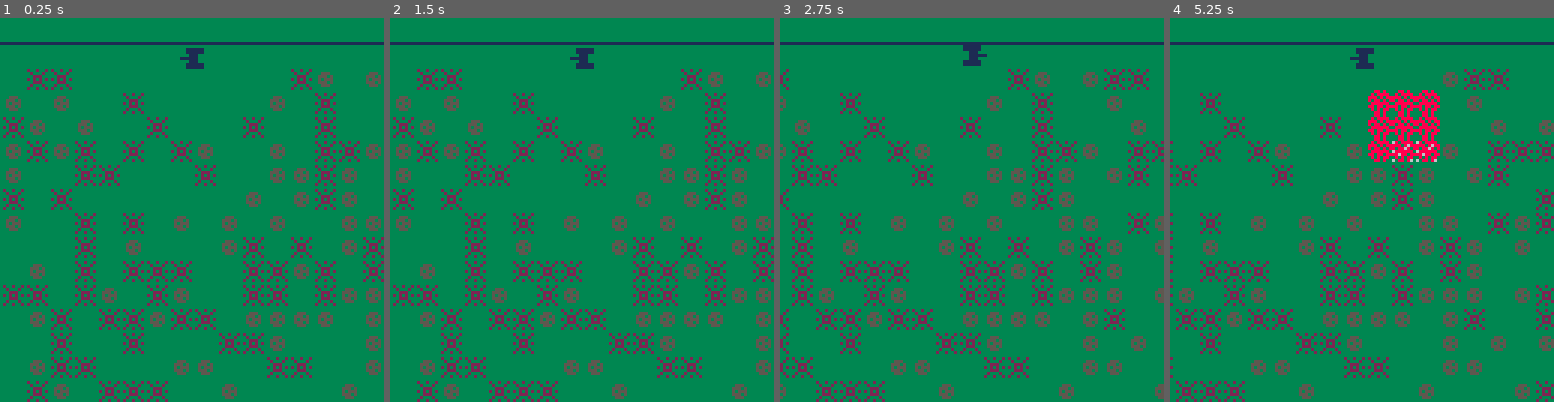
Above: before the commit, frames 1-4 (left to right).
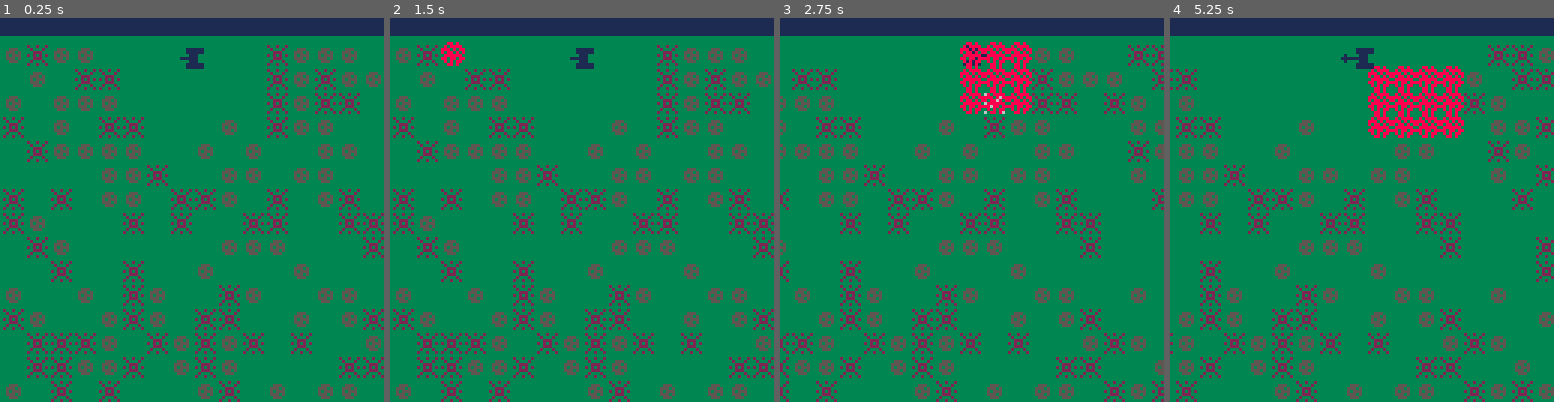
Above: after the commit, the same moments.

Repository: monkeywidget/pico8-carts
Game: PICO-8 cartridge carts/tank.p8
Same seed, same stepped clock (60 frames per second), same inputs: the game is played once before the commit and once after it.
Inputs:
- Up to frame 1 (0.25 s): no input
- Up to frame 2 (1.5 s): tap X (X key) at 0.33, 1.07 s
- Up to frame 3 (2.75 s): hold Right 1.6-2.1 s; tap X (X key) at 1.85 s; hold Up 2.15-2.42 s; hold Right from 2.47 s (still down)
- Up to frame 4 (5.25 s): tap X (X key) at 2.97, 4.08, 5.2 s; release Right at 3.03 s; hold Left 3.08-3.58 s; hold Down 3.63-3.97 s; hold Right 4.02-4.68 s; hold Up 4.73-5.03 s; hold Left from 5.08 s (still down)

The runs differ from the first frame. In frame 1, 25% of the frame differs, in the area x 0-100%, y 0-100%; in frame 2, 25%; in frame 3, 26%; in frame 4, 25%.

Commit message:
mines/rocks counters - fixed grid indexing - made border solid

Diff:
--- a/carts/tank.p8
+++ b/carts/tank.p8
@@ -19,6 +19,11 @@
 mines_grid_x_size = 32 -- in units
 mines_grid_y_size = 32 -- in units
 mines_timer = 15
+
+mines_counter = 0
+rocks_counter = 0
+game_timer = 120 -- in seconds
+game_score = 0
 
 -- board - the green area, which we never see outside of
 --- some of which is off screen
@@ -110,8 +115,8 @@
 	rock_probability = 0.25
 
 	-- for every grid x and y coordinates:
-	for i=1,(mines_grid_x_size-2) do
-		for j=1,(mines_grid_y_size-2) do
+	for i=1,(mines_grid_x_size) do
+		for j=1,(mines_grid_y_size) do
 			lotto = rnd(1)
 
 			-- don't put mines within 3 units of initial tank position
@@ -121,8 +126,10 @@
 				-- do nothing (there is no "continue" in lua)
 			elseif lotto < mine_probability then
 				add_to_grid(mines, {x=i, y=j, type='m'})
+				mines_counter += 1
 			elseif lotto < rock_probability + mine_probability then
 				add_to_grid(rocks, {x=i, y=j, type='r'})
+				rocks_counter += 1
 			end
 		end
 	end
@@ -157,6 +164,15 @@
 function draw_fireballs() for f in all(fireballs) do spr_grid(2, f.x, f.y) end end
 function draw_bullets() for b in all(bullets) do circfill(b.x, b.y, 1, 1) end end
 
+function draw_score()
+	-- background for scoreboard
+	-- rectfill(0, 0, board_size_x, board_size_y, 3) -- solid playfield
+	-- rect(x_left_edge, y_top_edge, x_right_edge, y_bottom_edge, 1 ) -- borders are inset from the edge
+
+	-- score = 1234
+	-- print('score: '..score, 0, 120, 8)
+end
+
 -- util method used as grid getter
 function object_at(x,y)
 	return grid[x][y]
@@ -171,21 +187,25 @@
 -- convert pixel coords to grid coordinates
 -- which will lets sort the objects by location,
 -- which will enable bounding-box
+-- remember Lua arrays are 1-indexed
 function xy_coords_to_grid(x,y)
-	return { x = flr((x - x_left_edge) / mine_grid_unit),
-					 y = flr((y - y_top_edge) / mine_grid_unit) }
+	return { x = flr((x - x_left_edge) / mine_grid_unit) + 1,
+					 y = flr((y - y_top_edge) / mine_grid_unit) + 1 }
 end
 
 -- return the x,y of a cell center
+-- remember Lua arrays are 1-indexed
+-- TODO: includes most of the same calculation from grid_nw_corner_xy_coords
 function grid_center_xy_coords(grid_x,grid_y)
-	return { x = grid_x*mine_grid_unit + x_left_edge + mine_grid_unit/2,
-					 y = grid_y*mine_grid_unit + y_top_edge + mine_grid_unit/2 }
+	return { x = (grid_x-1)*mine_grid_unit + x_left_edge + mine_grid_unit/2,
+					 y = (grid_y-1)*mine_grid_unit + y_top_edge + mine_grid_unit/2 }
 end
 
 -- return the x,y of a cell upper left
+-- remember Lua arrays are 1-indexed
 function grid_nw_corner_xy_coords(grid_x,grid_y)
-	return { x = grid_x*mine_grid_unit + x_left_edge,
-					 y = grid_y*mine_grid_unit + y_top_edge }
+	return { x = (grid_x-1)*mine_grid_unit + x_left_edge,
+					 y = (grid_y-1)*mine_grid_unit + y_top_edge }
 end
 
 function explode_thing_at(x, y, initial_explosionp)
@@ -198,6 +218,8 @@
 
 	if target.type == 'm' then
 		del(mines,target)
+		mines_counter -= 1
+
 		if initial_explosionp then
 			explode_mine(target)
 		else -- if this is a secondary explosion, add to "next clock" instead
@@ -248,6 +270,8 @@
 
 function explode_rock(r)
 	del(rocks,r)
+	rocks_counter -= 1
+
 	clear_grid(r.x, r.y)
 end
 
@@ -257,16 +281,16 @@
 
 -- return true if the values are within the range of the grid dimensions
 function in_grid(x,y)
-	return x>0 and y>0 and x < mines_grid_x_size and y < mines_grid_y_size
-end
-
--- return an array of up to 9 grid coordinates around x,y
-function grid_neighbors_of(x,y)
+	return x>0 and y>0 and x <= mines_grid_x_size and y <= mines_grid_y_size
+end
+
+-- return an array of up to 9 grid coordinates around grid_x,grid_y
+function grid_neighbors_of(grid_x,grid_y)
 	neighbors = {}
-	leftmost = max(x-1, 1);
-	rightmost = min(x+1, mines_grid_x_size);
-	topmost = max(y-1, 1);
-	bottommost = min(y+1, mines_grid_y_size);
+	leftmost = max(grid_x-1, 1);
+	rightmost = min(grid_x+1, mines_grid_x_size);
+	topmost = max(grid_y-1, 1);
+	bottommost = min(grid_y+1, mines_grid_y_size);
 
 	for i=leftmost,rightmost,1 do
 		for j=topmost,bottommost,1 do
@@ -369,14 +393,18 @@
 	update_bullets()
 end
 
-function playfield()
-  rectfill(0, 0, board_size_x, board_size_y, 3) -- solid playfield
-	rect(x_left_edge, y_top_edge, x_right_edge, y_bottom_edge, 1 ) -- borders are inset from the edge
+-- draw the dark border around the playfield,
+-- then draw the playfield where the tank and mines are
+-- note: the sprites are 1 pixel right and down,
+--   so we adjust the border accordingly to make it look even on all sides
+function draw_playfield()
+  rectfill(0, 0, board_size_x, board_size_y, 1) -- solid playfield
+	rectfill(x_left_edge-2, y_top_edge-2, x_right_edge+1, y_bottom_edge+1, 3 ) --  inset from the edge
 end
 
 function _draw()
-	cls()
-	playfield()
+	cls() -- clears everything
+	draw_playfield()
 
 	draw_mines()
 	draw_rocks()
@@ -384,7 +412,7 @@
 	draw_tank()
 	draw_fireballs()
 
-	-- draw_score()
+	draw_score()
 end
 __gfx__
 00111111000010000088080000000000000000000000000000000000000000000000000000000000000000000000000000000000000000000000000000000000
